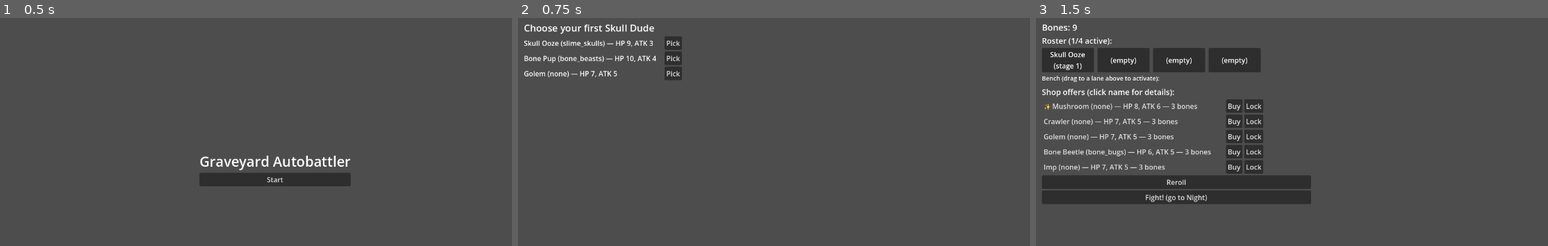
Above: before the commit, frames 1-3 (left to right).
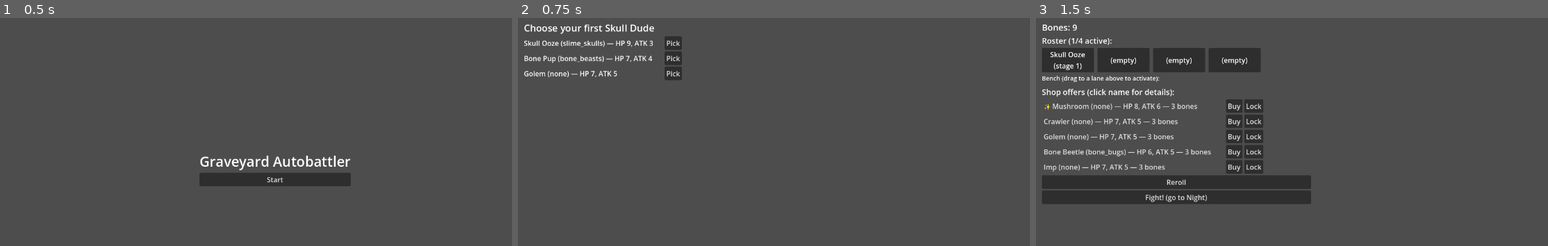
Above: after the commit, the same moments.

Repository: CowInACan44/death-auto-batller
Game: Godot game, scene res://scenes/main_menu/main_menu.tscn
The game is run twice, just before and just after one commit, with the same random seed, the same clock (stepped at 60 frames per second) and the same inputs.
Inputs:
- Up to frame 1 (0.5 s): no input
- Up to frame 2 (0.75 s): click "Start" at 0.5 s
- Up to frame 3 (1.5 s): click "Pick" at 1.25 s

Frame 1 is identical in both runs. In frame 2, less than 0.1% of the frame differs, in the area x 21-28%, y 16-20%; in frame 3, nothing differs.

Commit message:
Revert Bone Pup max_hp back to 7
Confirmed with user — the 7->10 change that came in alongside the
BonePup.png sprite wasn't intentional balance tuning, just reverting to
the rebalanced value.

Co-Authored-By: Claude Sonnet 5 <noreply@anthropic.com>
Claude-Session: https://claude.ai/code/session_01EXjVQiBPskjdWBpGCM6YVL

Diff:
--- a/resources/creatures/bone_beasts/stage_1.tres
+++ b/resources/creatures/bone_beasts/stage_1.tres
@@ -10,7 +10,7 @@
 script = ExtResource("1_script")
 creature_name = "Bone Pup"
 description = "A small skeletal hound that never learned it should have stopped digging. Loyal to whoever last fed it a bone, even after death. When it finally collapses, the last of its strength passes to whoever's fighting beside it."
-max_hp = 10
+max_hp = 7
 attack = 4
 shop_cost = 3
 bone_value = 1
